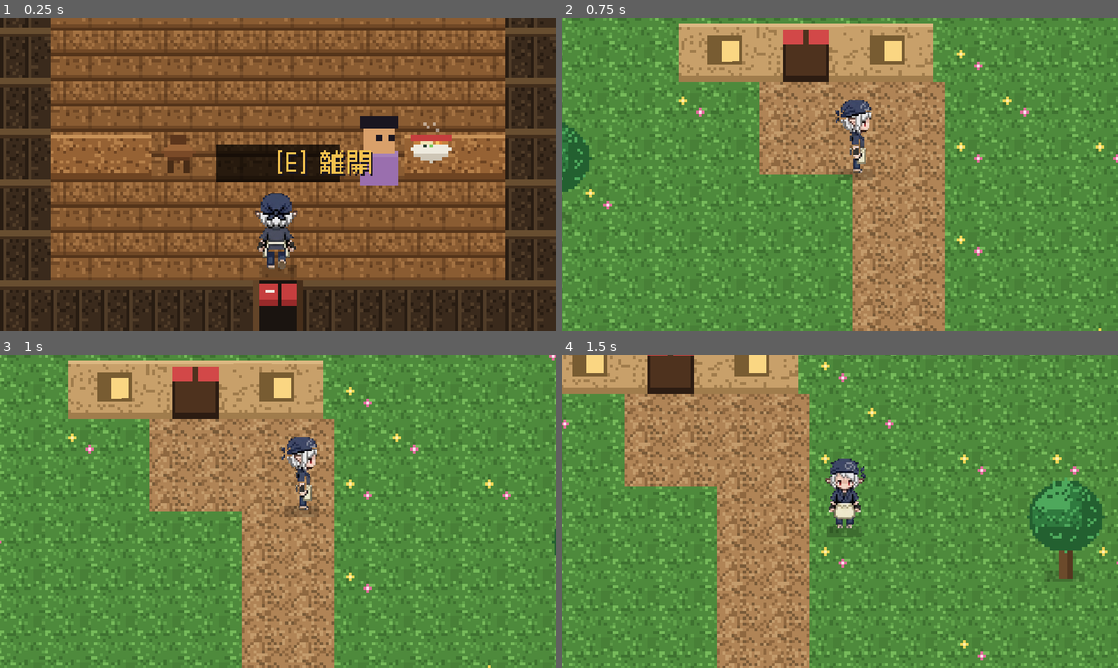
Above: before the commit, frames 1-4 (two rows, left to right).
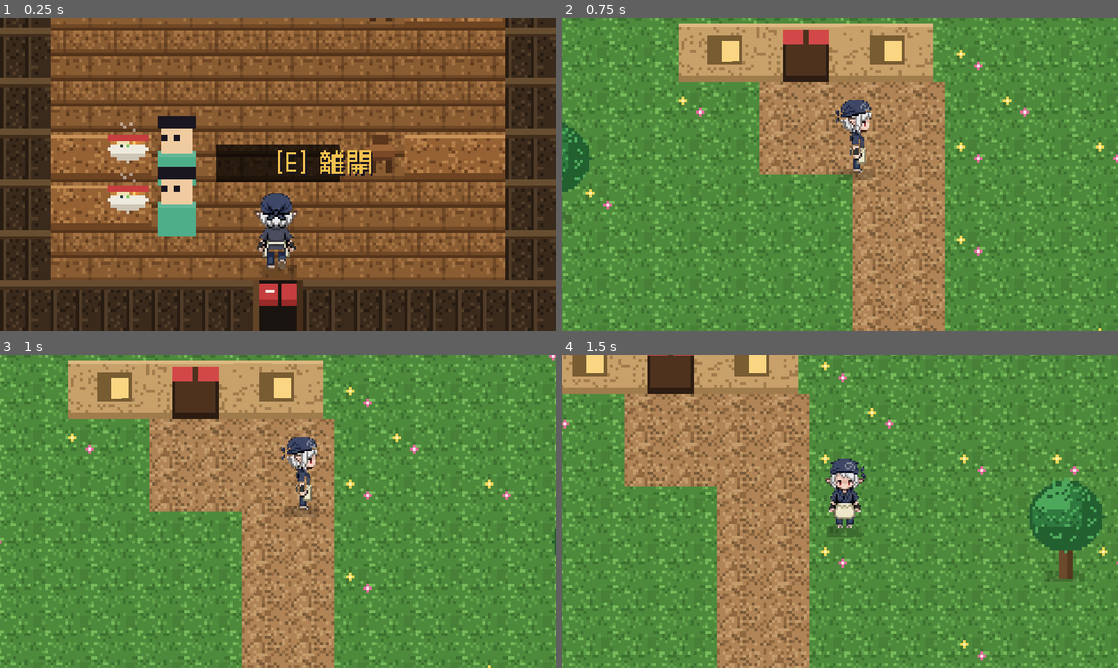
Above: after the commit, the same moments.

Repository: meloalright/ramen-ya
Game: Godot game, scene res://scenes/Shop.tscn
Same seed, same stepped clock (60 frames per second), same inputs: the game is played once before the commit and once after it. This scene is started directly instead of the project's main scene.
Inputs (mouse positions are in pixels of both pictures, inside the frame that each line leads up to):
- Up to frame 1 (0.25 s): no input
- Up to frame 2 (0.75 s): tap Enter at 0.5 s; move the mouse to (962, 158) at 0.52 s; hold D from 0.53 s (still down); tap M at 0.6 s; click (962, 158) at 0.67 s
- Up to frame 3 (1 s): keep holding D; tap Space at 0.77 s; tap E at 0.8 s
- Up to frame 4 (1.5 s): move the mouse to (728, 527) at 1.27 s; release D at 1.28 s; hold S from 1.28 s (still down); tap E at 1.35 s

The runs differ from the first frame. In frame 1, 6.7% of the frame differs, in the area x 9-91%, y 0-70%; in frame 2, nothing differs; in frame 3, nothing differs; in frame 4, nothing differs.

Commit message:
feat: some booths are two-seat long tables
~40% of booths span an extra row as a two-seat table; when occupied they
usually seat a companion too (each diner gets their own bowl).

Co-Authored-By: Claude Opus 4.8 (1M context) <noreply@anthropic.com>

Diff:
--- a/scripts/Shop.gd
+++ b/scripts/Shop.gd
@@ -176,13 +176,23 @@
 
 
 func _make_booth(ry: int, t_outer: int, t_inner: int, chair_x: int) -> void:
-	map[ry][t_outer] = TABLE
-	map[ry][t_inner] = TABLE
-	map[ry][chair_x] = CHAIR
-	# seat a customer in most booths → bowl on the table in front of them
+	# some booths are a long two-seat table (spanning an extra row)
+	var two_seat: bool = randi() % 100 < 40
+	var rows := [ry]
+	if two_seat:
+		rows.append(ry + 1)
+	for r in rows:
+		map[r][t_outer] = TABLE
+		map[r][t_inner] = TABLE
+		map[r][chair_x] = CHAIR
+	# seat diners → bowl on the table in front of each
 	if randi() % 100 < 60:
 		seated[Vector2i(chair_x, ry)] = randi() % 4
 		bowl_tables[Vector2i(t_inner, ry)] = true
+		# a companion on the second seat most of the time
+		if two_seat and randi() % 100 < 75:
+			seated[Vector2i(chair_x, ry + 1)] = randi() % 4
+			bowl_tables[Vector2i(t_inner, ry + 1)] = true
 
 
 # =====================================================================
